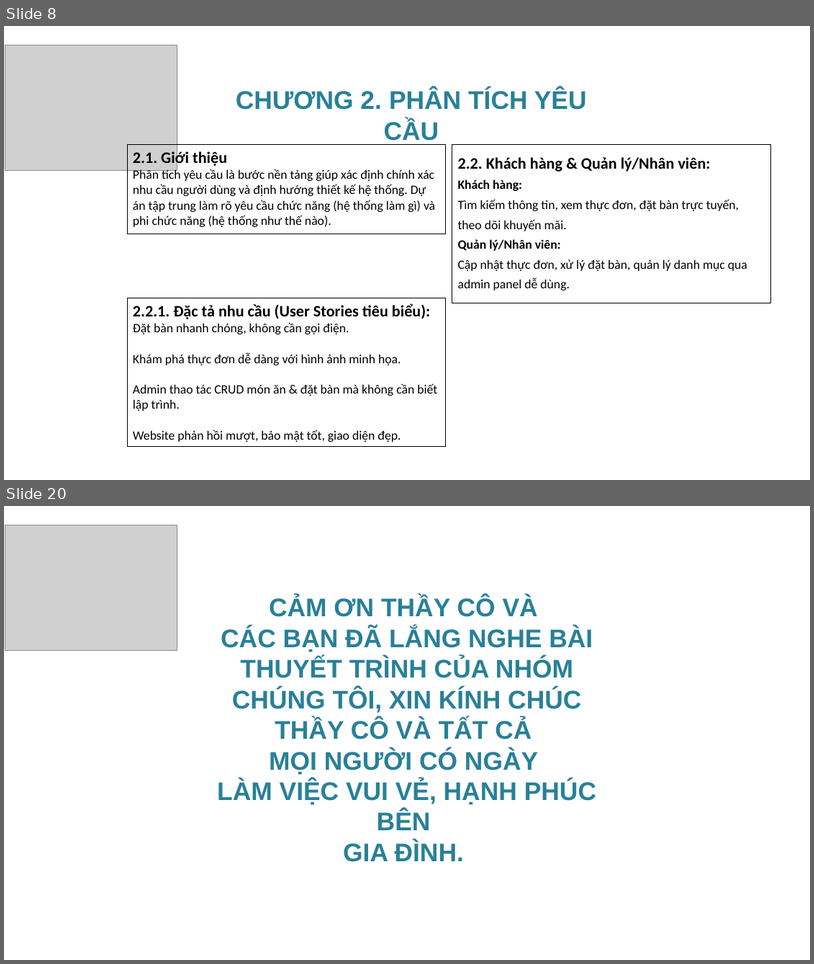
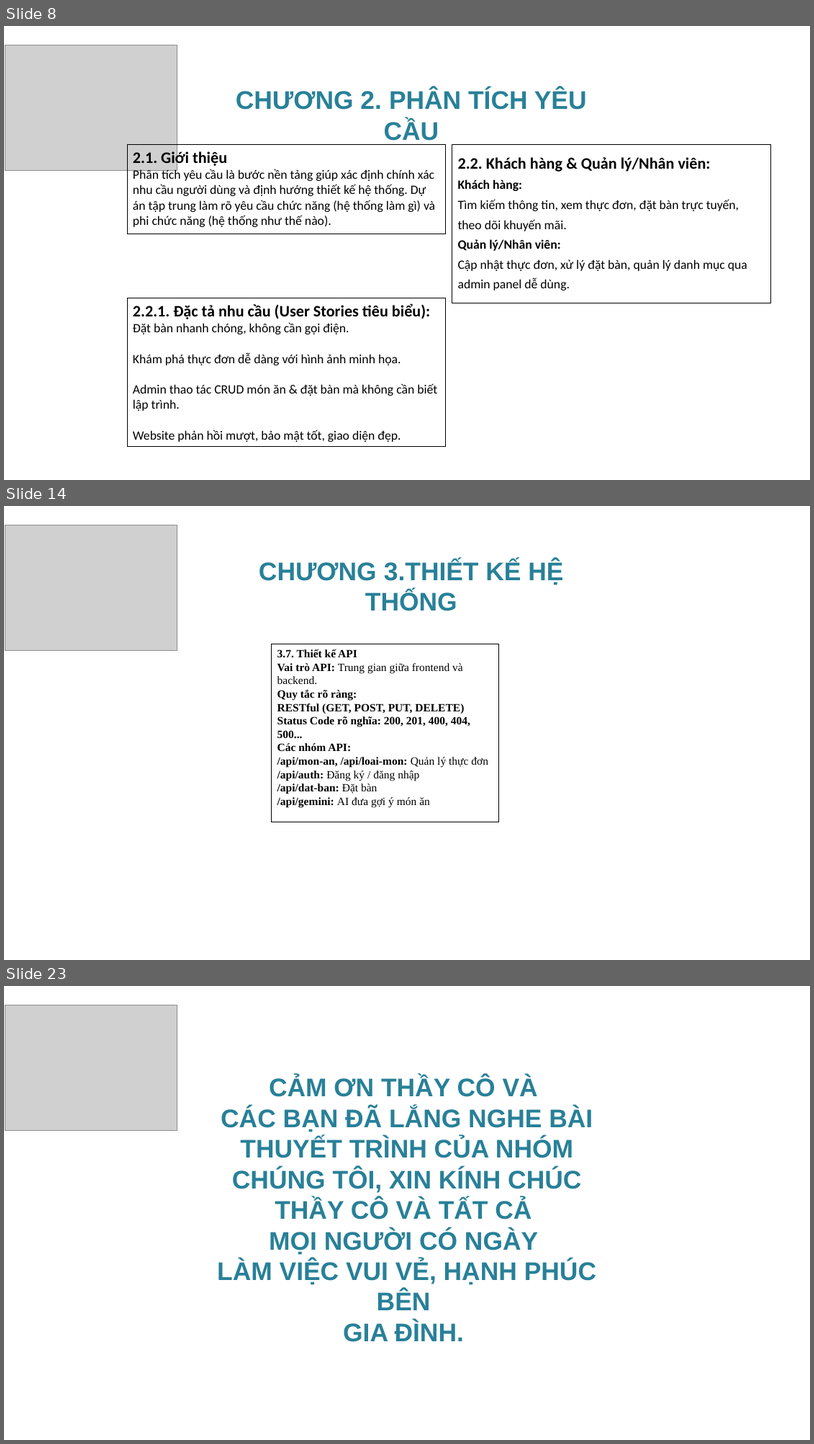
Before and after one commit to KyThuatTVU/DuAn-WebSiteNhaHang, a slide deck: BaoCaoKTM_NhomTripleCode/SlideBaoCaoKetThucMon_Nhom01.pptx. Shown one above the other, each under a label of ours: slides 8 and 20 before the commit, slides 8, 14 and 23 after it; the slides between them are not shown. The pictures are 814x964 and 814x1444 pixels, drawn with LibreOffice and Linux fonts; fonts in the diff are those of the drawing; grey boxes stand for pictures; background and template pictures are left out. Boxes give left, top, right and bottom in pixels: in the first picture for what was removed or moved away, otherwise in the second. Text is boxed around its words. In the diff, an @@ line names an element or a change of style, - is before the commit and + after.

```diff
--- a/BaoCaoKTM_NhomTripleCode/SlideBaoCaoKetThucMon_Nhom01.pptx
+++ b/BaoCaoKTM_NhomTripleCode/SlideBaoCaoKetThucMon_Nhom01.pptx
@@ slide 14 added at (4, 506, 810, 960), background picture (left out) @@
@@ picture added at (5, 525, 177, 650) @@
@@ text added at (259, 560, 563, 611), 32 pt, text #288098, bold @@
+CHƯƠNG 3.THIẾT KẾ HỆ THỐNG
@@ rectangle added at (272, 644, 499, 822), outline #000000 0.75 pt, 14 pt, text #000000, bold @@
+3.7. Thiết kế API
+Vai trò API: Trung gian giữa frontend và backend.
+Quy tắc rõ ràng:
+RESTful (GET, POST, PUT, DELETE)
+Status Code rõ nghĩa: 200, 201, 400, 404, 500...
+Các nhóm API:
+/api/mon-an, /api/loai-mon: Quản lý thực đơn
+/api/auth: Đăng ký / đăng nhập
+/api/dat-ban: Đặt bàn
+/api/gemini: AI đưa gợi ý món ăn
@@ what was slide 20 is now slide 23 @@
```
Also in this commit, not shown: 3 slides changed, 10 other slides added, 8 slides removed, 33 other files.
